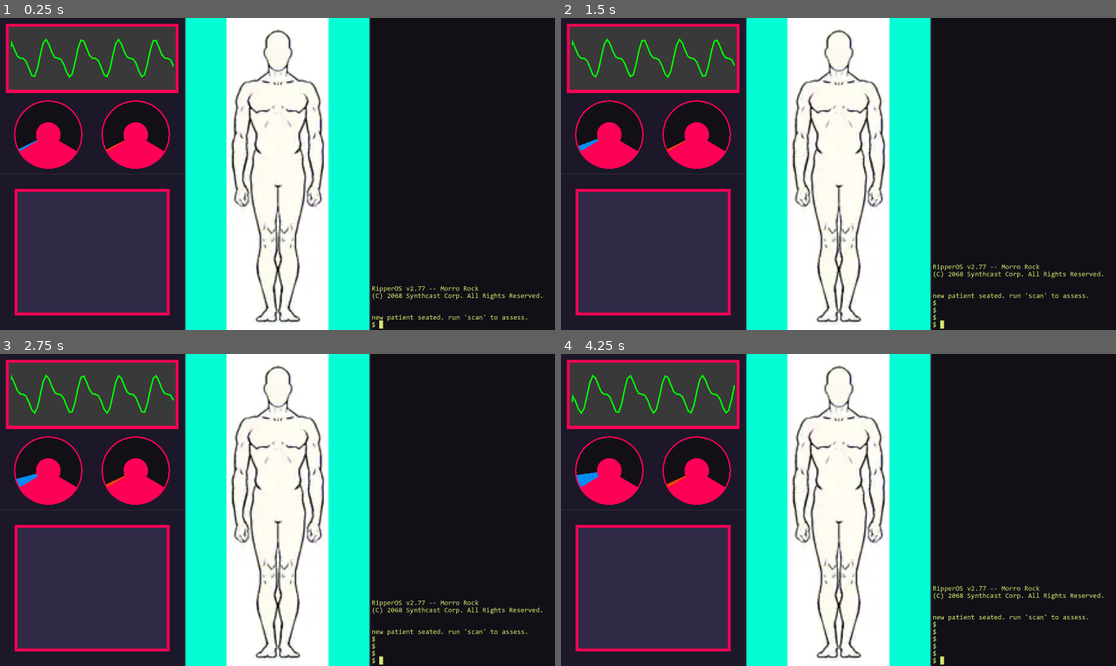
Above: before the commit, frames 1-4 (two rows, left to right).
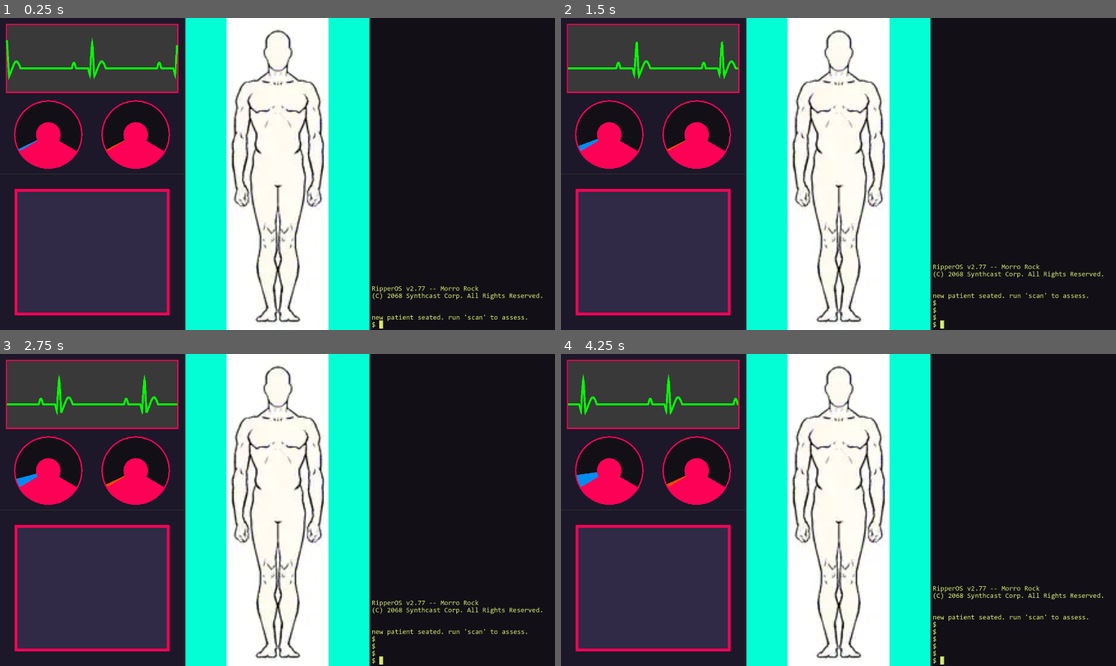
Above: after the commit, the same moments.

Repository: aaronrjackson/ripperdoc
Game: Godot game, scene res://main.tscn
Two runs of this game, one before a commit and one after it. Both use one fixed random seed, a clock stepped at 60 frames per second and the inputs below.
Inputs:
- Up to frame 1 (0.25 s): no input
- Up to frame 2 (1.5 s): tap Enter at 0.5, 0.6 s; hold Right 0.53-1.28 s; hold Down from 1.28 s (still down); tap Keypad Enter at 1.35 s
- Up to frame 3 (2.75 s): release Down at 2.03 s; hold Right from 2.03 s (still down); tap Backspace at 2.1 s
- Up to frame 4 (4.25 s): release Right at 2.78 s; hold Up 2.78-3.53 s; tap Enter at 2.85 s; hold Left from 3.53 s (still down); tap Keypad Enter at 3.6 s

The runs differ from the first frame. In frame 1, 1.3% of the frame differs, in the area x 1-33%, y 2-24%; in frame 2, 1.3%; in frame 3, 1.3%; in frame 4, 1.4%.

Commit message:
greatly improved heart monitor

Diff:
--- a/vitals/heart_monitor.gd
+++ b/vitals/heart_monitor.gd
@@ -1,11 +1,10 @@
-@tool
 extends Control
 
-@export var spacing := 10.0
-@export var speed := 20.0
-@export var amp := 50.0
-@export var point_count := 59
-@export var is_flat := false # flatline
+@export var speed := 6
+@export var amp_scale := -1.4
+@export var cycles_visible := 2 # how many heartbeat cycles fit on screen at once
+@export var is_flat := false
+const POINT_COUNT := 500  # more points = smoother curve
 
 var time := 0.0
 
@@ -13,45 +12,55 @@
 	time += delta
 	queue_redraw()
 
+func _draw():
+	var w = size.x
+	var h = size.y
+	var amp = h * 0.3 * amp_scale
+	var spacing = w / float(POINT_COUNT - 1)  # fills full width
 
-func _draw():
 	var points := []
-
-	for i in range(point_count):
-
-		var sin_time = time * speed + i
-
-		var y = 0.0
-
-		if not is_flat:
-			# Normal heartbeat waveform
-			y = sin(sin_time) * amp / 2 + cos(sin_time / 2) * amp
-		else:
-			# Flat line (slight noise optional if you want realism)
-			y = randf_range(-0.5, 0.5)
-
-		var x = i * spacing
-
-		# Edge smoothing (still applies)
-		if i == point_count - 1:
-			sin_time -= 1
-			if not is_flat:
-				y = sin(sin_time) * amp / 2 + cos(sin_time / 2) * amp
-			x = (i - 0.999) * spacing
-
-		if i == 0:
-			sin_time += 1
-			if not is_flat:
-				y = sin(sin_time) * amp / 2 + cos(sin_time / 2 + 1) * amp
-			x = 0.999 * spacing
-
-		points.append(Vector2(x, size.y / 2 + y))
+	for i in range(POINT_COUNT):
+		var t = time * speed + i * (TAU * cycles_visible / POINT_COUNT)
+		var y = _ecg(t, amp) if not is_flat else randf_range(-0.5, 0.5)
+		var v_offset = h * 0.15  # shift down, adjust to taste
+		points.append(Vector2(i * spacing, h / 2 + y + v_offset))
 
 	if points.size() > 1:
-		draw_polyline(points, Color.GREEN, 5.0)
+		var line_width = max(1.0, h * 0.03)  # line width scales too
+		draw_polyline(points, Color.GREEN, line_width)
 
+func _ecg(t: float, amp: float) -> float:
+	var cycle = fmod(t, TAU)  # 0 to 2π per beat
 
-func set_params(new_spacing := spacing, new_speed := speed, new_amp := amp):
-	spacing = new_spacing
+	if cycle < 0.3:
+		# small P wave bump
+		return sin(cycle * (PI / 0.3)) * amp * 0.2
+	elif cycle < 1.2:
+		# flat section
+		return 0.0
+	elif cycle < 1.35:
+		# sharp Q dip
+		return -amp * 0.3 * ((cycle - 1.2) / 0.15)
+	elif cycle < 1.5:
+		# sharp R spike up
+		return amp * ((cycle - 1.35) / 0.15)
+	elif cycle < 1.65:
+		# sharp S dip back down
+		return amp - (amp * 1.3) * ((cycle - 1.5) / 0.15)
+	elif cycle < 1.9:
+		# return to baseline
+		return lerp(-amp * 0.3, 0.0, (cycle - 1.65) / 0.25)
+	elif cycle < 2.5:
+		# T wave - gentle bump
+		return sin((cycle - 1.9) * (PI / 0.6)) * amp * 0.25
+	else:
+		# flat until next beat
+		return 0.0
+
+func _notification(what: int) -> void:
+	if what == NOTIFICATION_RESIZED:
+		queue_redraw()
+
+func set_params(new_speed := speed, new_is_flat := is_flat) -> void:
 	speed = new_speed
-	amp = new_amp
+	is_flat = new_is_flat
--- a/vitals/vitals.gd
+++ b/vitals/vitals.gd
@@ -1,7 +1,7 @@
 extends Control
 
-@onready var load_dial = $VBoxContainer/DialsBackground/MarginContainer/HBoxContainer/LoadDial
-@onready var pressure_dial = $VBoxContainer/DialsBackground/MarginContainer/HBoxContainer/PressureDial
+@onready var load_dial = $VBoxContainer/DialMargin/HBoxContainer/LoadDial
+@onready var pressure_dial = $VBoxContainer/DialMargin/HBoxContainer/PressureDial
 
 func _ready() -> void:
 	GameManager.vitals_changed.connect(_on_vitals_changed)
--- a/vitals/vitals.tscn
+++ b/vitals/vitals.tscn
@@ -5,7 +5,7 @@
 [ext_resource type="Script" uid="uid://b4ihnodwuudo7" path="res://vitals/neural_pressure.gd" id="2_tn2t3"]
 [ext_resource type="Script" uid="uid://b3itl8gua5rge" path="res://vitals/system_load.gd" id="3_tn2t3"]
 
-[sub_resource type="StyleBoxFlat" id="StyleBoxFlat_jqcys"]
+[sub_resource type="StyleBoxFlat" id="StyleBoxFlat_ifak7"]
 bg_color = Color(0.10980392, 0.09411765, 0.16078432, 1)
 
 [sub_resource type="StyleBoxFlat" id="StyleBoxFlat_41vlj"]
@@ -13,9 +13,6 @@
 
 [sub_resource type="StyleBoxFlat" id="StyleBoxFlat_ndjm8"]
 bg_color = Color(0.22430411, 0.22430411, 0.22430399, 1)
-
-[sub_resource type="StyleBoxFlat" id="StyleBoxFlat_ybwv6"]
-bg_color = Color(0.10980392, 0.09411765, 0.16078432, 1)
 
 [sub_resource type="StyleBoxEmpty" id="StyleBoxEmpty_ybwv6"]
 
@@ -30,6 +27,15 @@
 grow_vertical = 2
 script = ExtResource("1_ybwv6")
 
+[node name="Background" type="Panel" parent="." unique_id=1844387429]
+layout_mode = 1
+anchors_preset = 15
+anchor_right = 1.0
+anchor_bottom = 1.0
+grow_horizontal = 2
+grow_vertical = 2
+theme_override_styles/panel = SubResource("StyleBoxFlat_ifak7")
+
 [node name="VBoxContainer" type="VBoxContainer" parent="." unique_id=1921523864]
 layout_mode = 1
 anchors_preset = 15
@@ -40,74 +46,55 @@
 theme_override_constants/separation = 0
 metadata/_edit_use_anchors_ = true
 
-[node name="RhythemBackground" type="Panel" parent="VBoxContainer" unique_id=400581549]
+[node name="RhythmMargin" type="MarginContainer" parent="VBoxContainer" unique_id=1032952421]
 layout_mode = 2
 size_flags_vertical = 3
-theme_override_styles/panel = SubResource("StyleBoxFlat_jqcys")
+theme_override_constants/margin_left = 20
+theme_override_constants/margin_top = 20
+theme_override_constants/margin_right = 20
+theme_override_constants/margin_bottom = 10
 
-[node name="Panel" type="MarginContainer" parent="VBoxContainer/RhythemBackground" unique_id=1032952421]
+[node name="Outline" type="Panel" parent="VBoxContainer/RhythmMargin" unique_id=1590748175]
+layout_mode = 2
+theme_override_styles/panel = SubResource("StyleBoxFlat_41vlj")
+
+[node name="MarginContainer" type="MarginContainer" parent="VBoxContainer/RhythmMargin/Outline" unique_id=1900216072]
 layout_mode = 1
 anchors_preset = 15
 anchor_right = 1.0
 anchor_bottom = 1.0
 grow_horizontal = 2
 grow_vertical = 2
-theme_override_constants/margin_left = 20
-theme_override_constants/margin_top = 20
-theme_override_constants/margin_right = 20
-theme_override_constants/margin_bottom = 10
+theme_override_constants/margin_left = 4
+theme_override_constants/margin_top = 4
+theme_override_constants/margin_right = 4
+theme_override_constants/margin_bottom = 4
 
-[node name="Panel" type="Panel" parent="VBoxContainer/RhythemBackground/Panel" unique_id=1590748175]
-layout_mode = 2
-theme_override_styles/panel = SubResource("StyleBoxFlat_41vlj")
-
-[node name="MarginContainer" type="MarginContainer" parent="VBoxContainer/RhythemBackground/Panel/Panel" unique_id=1900216072]
-layout_mode = 1
-anchors_preset = 15
-anchor_right = 1.0
-anchor_bottom = 1.0
-grow_horizontal = 2
-grow_vertical = 2
-theme_override_constants/margin_left = 10
-theme_override_constants/margin_top = 10
-theme_override_constants/margin_right = 10
-theme_override_constants/margin_bottom = 10
-
-[node name="Panel" type="Panel" parent="VBoxContainer/RhythemBackground/Panel/Panel/MarginContainer" unique_id=324236286]
+[node name="RhythmGraph" type="Panel" parent="VBoxContainer/RhythmMargin/Outline/MarginContainer" unique_id=324236286]
 layout_mode = 2
 theme_override_styles/panel = SubResource("StyleBoxFlat_ndjm8")
 script = ExtResource("1_wb8a7")
 
-[node name="DialsBackground" type="Panel" parent="VBoxContainer" unique_id=845674337]
+[node name="DialMargin" type="MarginContainer" parent="VBoxContainer" unique_id=1018647407]
 layout_mode = 2
-size_flags_vertical = 3
-theme_override_styles/panel = SubResource("StyleBoxFlat_ybwv6")
-
-[node name="MarginContainer" type="MarginContainer" parent="VBoxContainer/DialsBackground" unique_id=1018647407]
-layout_mode = 1
-anchors_preset = 15
-anchor_right = 1.0
-anchor_bottom = 1.0
-grow_horizontal = 2
-grow_vertical = 2
 size_flags_vertical = 3
 theme_override_constants/margin_left = 16
 theme_override_constants/margin_top = 16
 theme_override_constants/margin_right = 16
 theme_override_constants/margin_bottom = 16
 
-[node name="HBoxContainer" type="HBoxContainer" parent="VBoxContainer/DialsBackground/MarginContainer" unique_id=713821034]
+[node name="HBoxContainer" type="HBoxContainer" parent="VBoxContainer/DialMargin" unique_id=713821034]
 layout_mode = 2
 size_flags_vertical = 3
 theme_override_constants/separation = 0
 
-[node name="PressureDial" type="Panel" parent="VBoxContainer/DialsBackground/MarginContainer/HBoxContainer" unique_id=394912607]
+[node name="PressureDial" type="Panel" parent="VBoxContainer/DialMargin/HBoxContainer" unique_id=394912607]
 layout_mode = 2
 size_flags_horizontal = 3
 theme_override_styles/panel = SubResource("StyleBoxEmpty_ybwv6")
 script = ExtResource("2_tn2t3")
 
-[node name="LoadDial" type="Panel" parent="VBoxContainer/DialsBackground/MarginContainer/HBoxContainer" unique_id=1948245813]
+[node name="LoadDial" type="Panel" parent="VBoxContainer/DialMargin/HBoxContainer" unique_id=1948245813]
 layout_mode = 2
 size_flags_horizontal = 3
 theme_override_styles/panel = SubResource("StyleBoxEmpty_ifak7")
